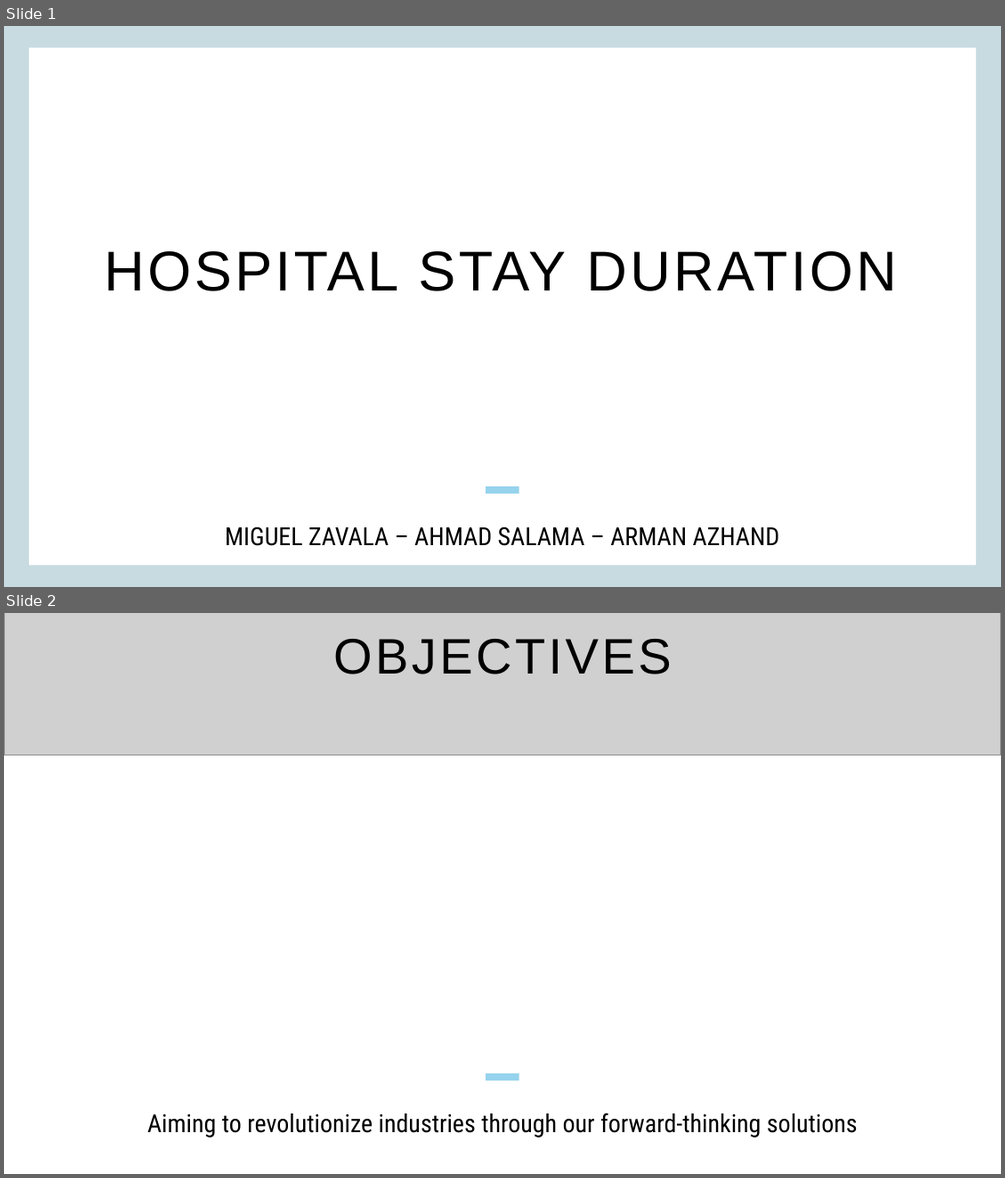
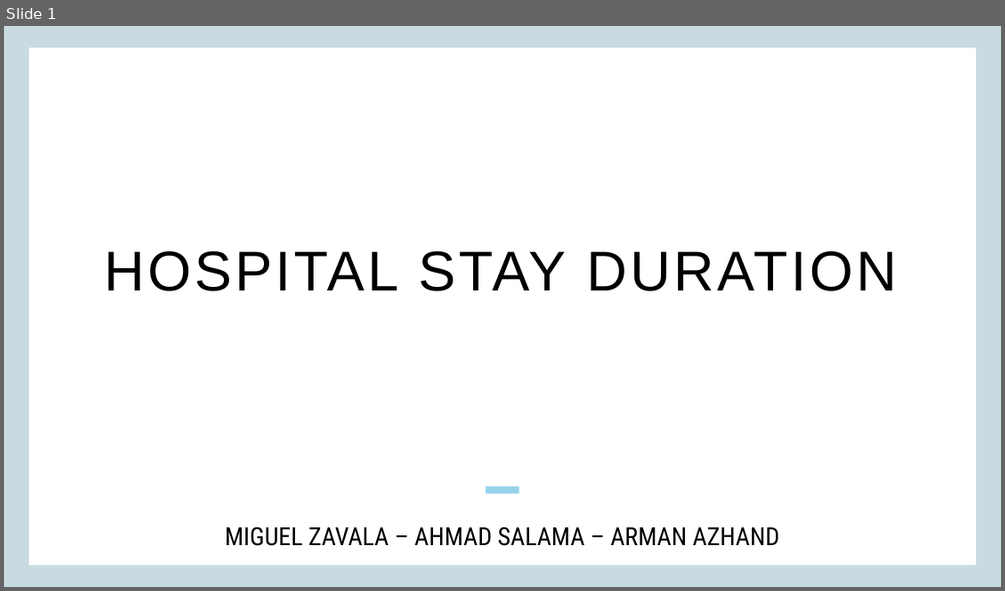
Before and after one commit to mikkezavala/ds-6372-project-1, a slide deck: Project Presentation Slides.pptx. Shown one above the other, each under a label of ours: slides 1 and 2 before the commit, slide 1 after it. The pictures are 1005x1178 and 1005x591 pixels, drawn with LibreOffice and Linux fonts; fonts in the diff are those of the drawing; grey boxes stand for pictures; background and template pictures are left out. Boxes give left, top, right and bottom in pixels: in the first picture for what was removed or moved away, otherwise in the second. Text is boxed around its words. In the diff, an @@ line names an element or a change of style, - is before the commit and + after.

```diff
--- a/Project Presentation Slides.pptx
+++ b/Project Presentation Slides.pptx
@@ slide 2 removed at (4, 613, 1001, 1174), background #FFFFFF; not listed: 1 template element that a slide beside it also shows @@
@@ picture removed at (4, 613, 1001, 755) @@
@@ title removed at (333, 639, 671, 674) @@
-OBJECTIVES
@@ subtitle removed at (147, 1112, 858, 1137) @@
-Aiming to revolutionize industries through our forward-thinking solutions
```
Also in this commit, not shown: 1 slide added.
